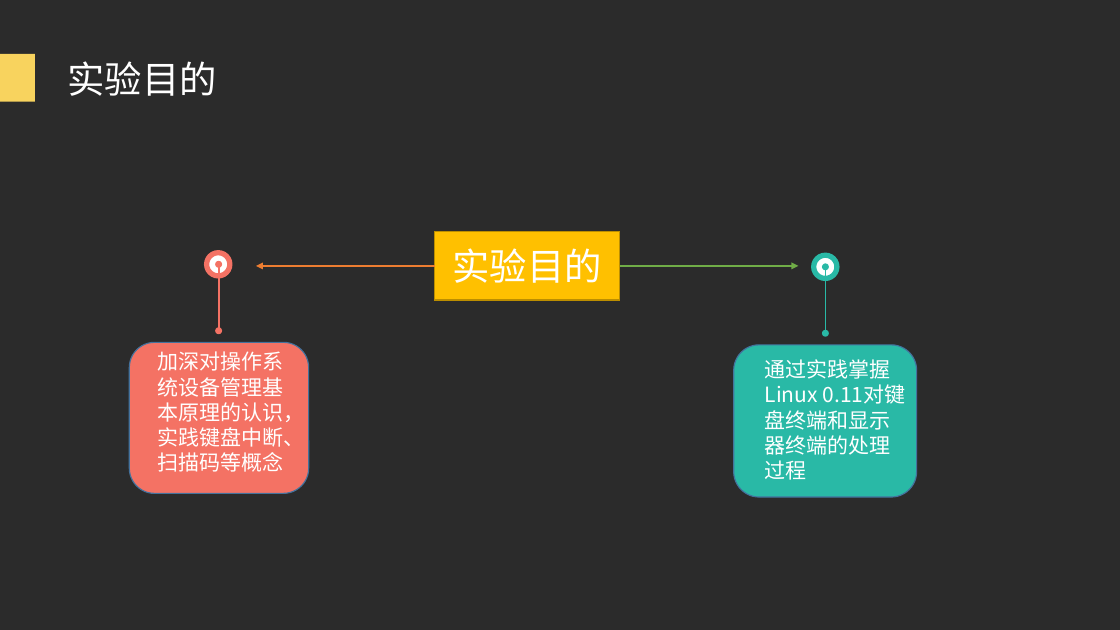
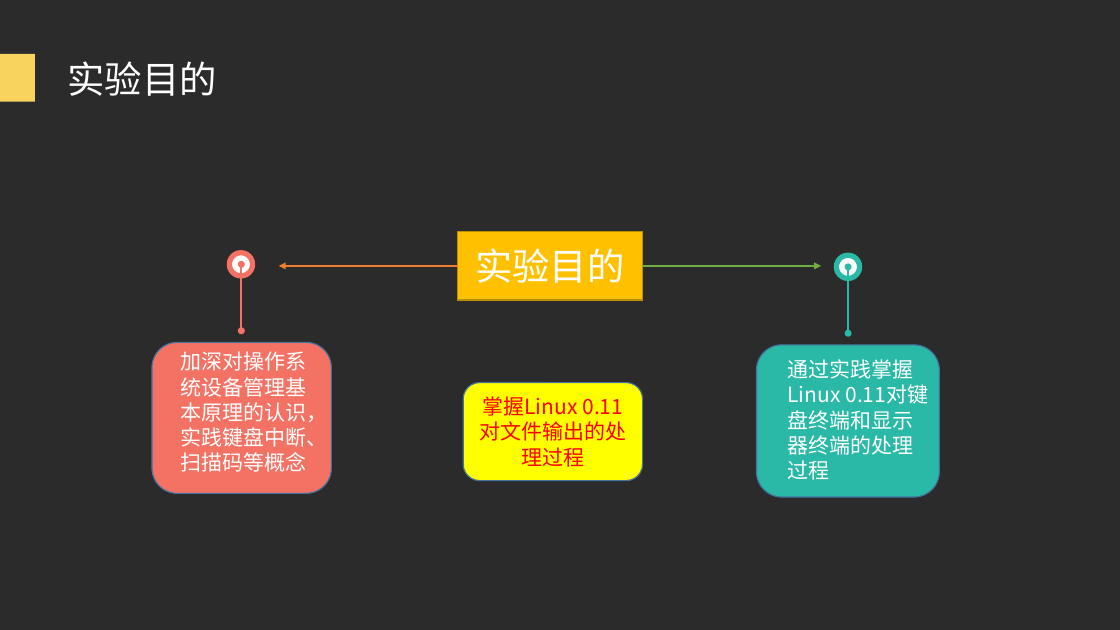
Before and after one commit to HITAmigos/MIC, a slide deck: slide 4 of oslab_report/oslab6.pptx. Drawn at 1120x630 pixels with LibreOffice and Linux fonts; fonts in the diff are those of the drawing; background and template pictures are left out; a plain dark background stands for a picture behind light text. Boxes give left, top, right and bottom in pixels: in the first picture for what was removed or moved away, otherwise in the second. Text is boxed around its words. In the diff, an @@ line names an element or a change of style, - is before the commit and + after.

```diff
--- a/oslab_report/oslab6.pptx
+++ b/oslab_report/oslab6.pptx
@@ ellipse: place and size @@
-ellipse at [207,253,230,276]
+ellipse at [229,253,253,276]
@@ 2 double arrows, 2 rounded rectangles, 2 arrows, 1 text, 1 rectangle, 1 ellipse: place and size @@
-2 double arrows, 2 rounded rectangles, 2 arrows, 1 text, 1 rectangle, 1 ellipse at [129,232,918,497]
+2 double arrows, 2 rounded rectangles, 2 arrows, 1 text, 1 rectangle, 1 ellipse at [152,232,940,497]
@@ text "加深对操作系统设备管理基本原理的认识，实践键盘中断、扫描码等概念": place and size @@
-text "加深对操作系统设备管理基本原理的认识，实践键盘中断、扫描码等概念" at [158,351,305,472]
+text "加深对操作系统设备管理基本原理的认识，实践键盘中断、扫描码等概念" at [180,351,327,472]
@@ rounded rectangle added at [463,382,643,481], fill #FFFF00, outline #43739E 1 pt, 18 pt, text #FF0000 @@
+掌握Linux 0.11对文件输出的处理过程
```
Also in this commit, not shown: 3 other slides changed, 5 slides added, 5 other files.
